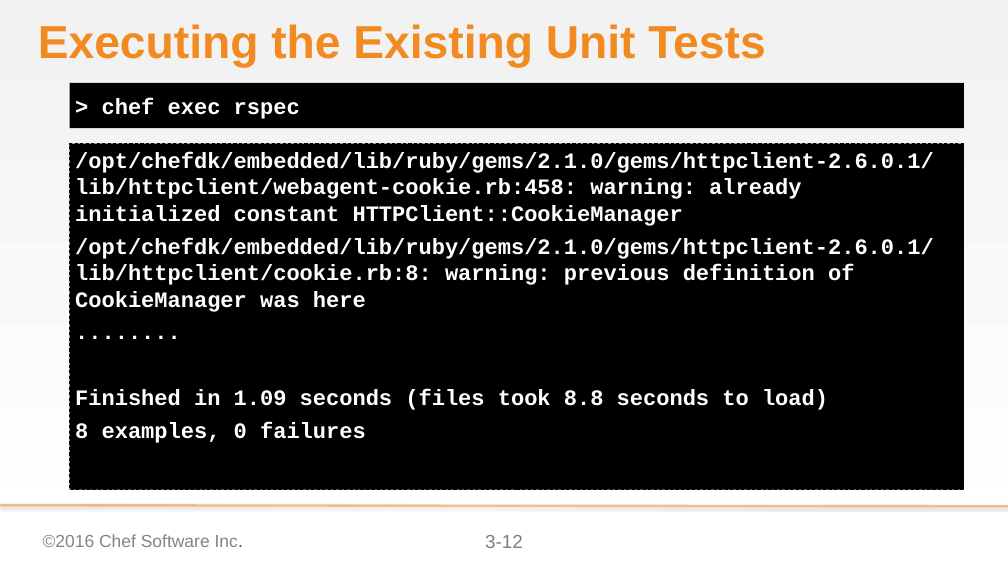
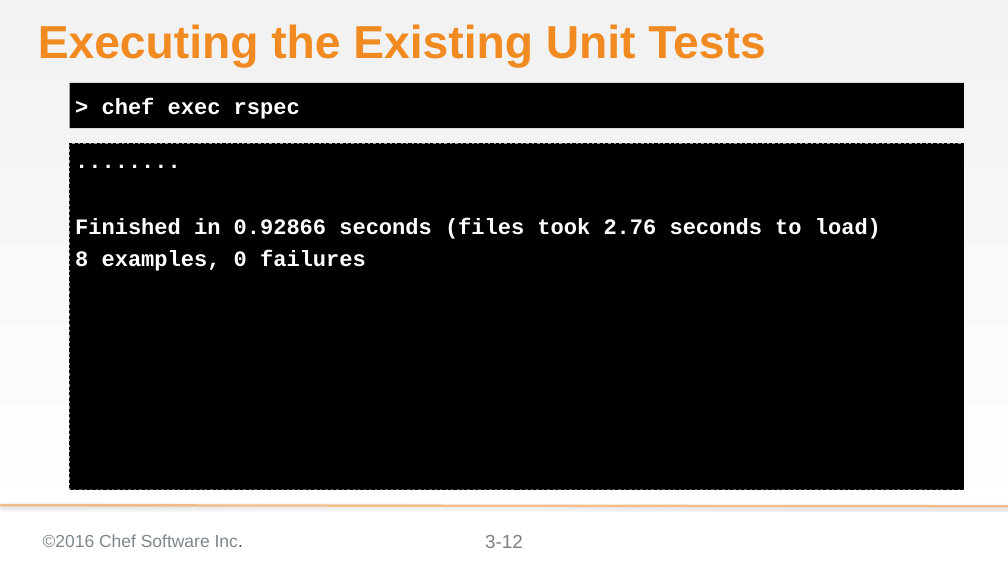
Before and after one commit to chef-training/extending_cookbooks, a slide deck: slide 12 of 03-creating_a_custom_resource.pptx. Drawn at 1008x567 pixels with LibreOffice and Linux fonts; fonts in the diff are those of the drawing; background and template pictures are left out. Boxes give left, top, right and bottom in pixels: in the first picture for what was removed or moved away, otherwise in the second. Text is boxed around its words. In the diff, an @@ line names an element or a change of style, - is before the commit and + after.

Commit message:
Updates to InSpec, the output, cookbook name, and hash syntax
* Changed ServerSpec to InSpec
* Changed ouput to show InSpec feedback from Test Kitchen
* Updated ChefSpec output as well though it was only warnings that were removed
* Renamed the cookbook to 'httpd' so that it works with the TDD content
* Decided to use the newer Ruby hash syntax in all locations

```diff
--- a/03-creating_a_custom_resource.pptx
+++ b/03-creating_a_custom_resource.pptx
@@ text at [75,152,934,312]: paragraphs removed @@
-/opt/chefdk/embedded/lib/ruby/gems/2.1.0/gems/httpclient-2.6.0.1/lib/httpclient/webagent-cookie.rb:458: warning: already initialized constant HTTPClient::CookieManager
-/opt/chefdk/embedded/lib/ruby/gems/2.1.0/gems/httpclient-2.6.0.1/lib/httpclient/cookie.rb:8: warning: previous definition of CookieManager was here
@@ text at [75,218,881,239]: text changed @@
-Finished in 1.09 seconds (files took 8.8 seconds to load)
+Finished in 0.92866 seconds (files took 2.76 seconds to load)
```
Also in this commit, not shown: 41 other slides changed.
